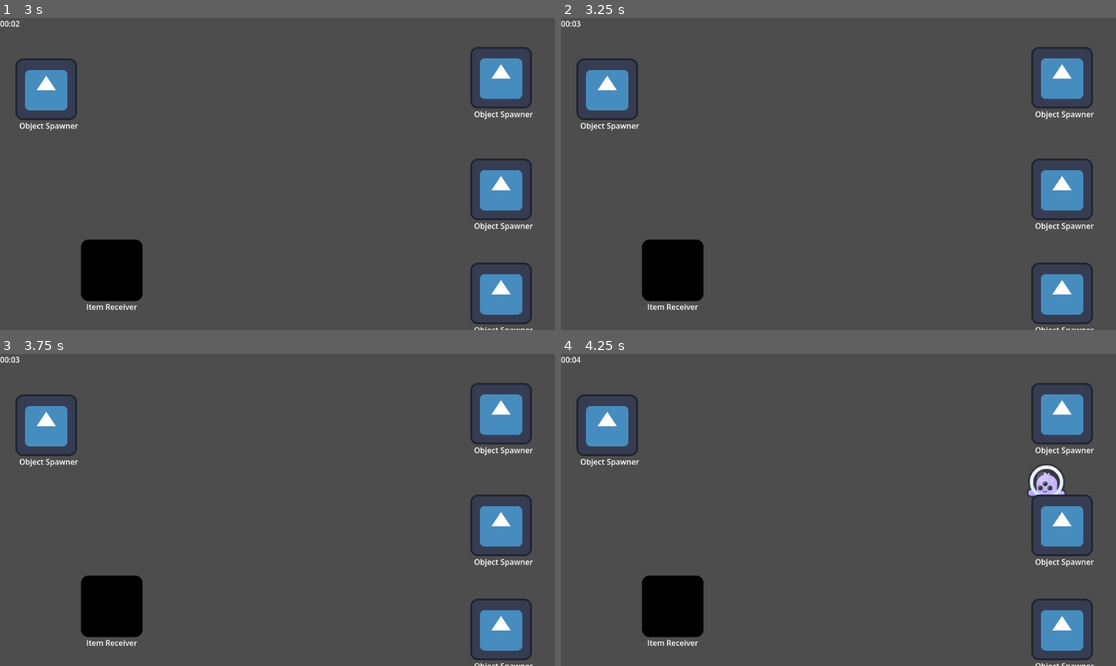
Above: before the commit, frames 1-4 (two rows, left to right).
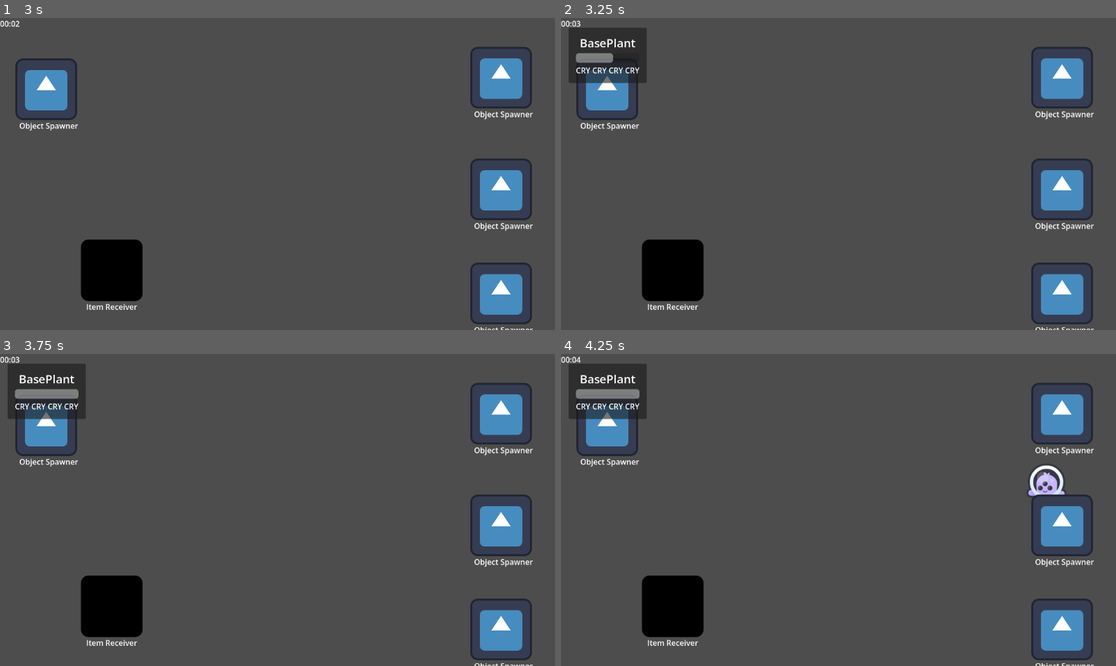
Above: after the commit, the same moments.

Repository: CamaraoLendario/Chaotic-Plants
Game: Godot game, scene res://main_world.tscn
Two runs of this game, one before a commit and one after it. Both use one fixed random seed, a clock stepped at 60 frames per second and the inputs below. The engine's default icon, where the game draws it, is replaced by a stand-in: a white triangle on a blue panel in a dark square.
Inputs (mouse positions are in pixels of both pictures, inside the frame that each line leads up to):
- Up to frame 1 (3 s): tap Enter at 0.5 s; move the mouse to (399, 158) at 0.52 s; hold D (Right) 0.53-1.28 s; hold E (Interact) 0.53-1.28 s; move the mouse to (166, 189) at 1.27 s; hold S (Down) 1.28-2.03 s; tap F (Throw) at 1.35, 2.85 s; move the mouse to (333, 105) at 2.02 s; hold D (Right) 2.03-2.78 s; hold E (Interact) 2.03-2.78 s; move the mouse to (249, 236) at 2.77 s; hold W (Up) from 2.78 s (still down)
- Up to frame 2 (3.25 s): keep holding W (Up)
- Up to frame 3 (3.75 s): move the mouse to (444, 556) at 3.52 s; release W (Up) at 3.53 s; hold A (Left) from 3.53 s (still down); hold E (Interact) from 3.53 s (still down)
- Up to frame 4 (4.25 s): keep holding A (Left); keep holding E (Interact)

Frame 1 is identical in both runs. In frame 2, 2.3% of the frame differs, in the area x 1-16%, y 3-21%; in frame 3, 2.3%; in frame 4, 2.3%.

Commit message:
Created card UI for seeing requests, plant progress and plant needs

Diff:
--- a/game_state/game_controller.gd
+++ b/game_state/game_controller.gd
@@ -3,6 +3,7 @@
 
 signal levelSelected(levelData: LevelData)
 signal newRequestArrived(request: PlantRequest)
+signal newPlantSpawned(plant: Plant)
 
 @export var gameTime: float = 60 # 300 = 5 minutes
 @export var levelData: LevelData
@@ -56,3 +57,6 @@
 
 func get_elapsed_time() -> float:
 	return timeElapsed
+
+func on_plant_spawned(obj: Node2D):
+	newPlantSpawned.emit(obj)
--- /dev/null
+++ b/game_state/views/request_view.gd
@@ -0,0 +1,19 @@
+extends PanelContainer
+class_name RequestView
+
+@export var plant_name: Label
+@export var plant_progress: ProgressBar
+@export var plant_needs: Label
+
+var plant: Plant
+
+func set_plant(plant: Plant):
+	self.plant = plant
+
+	plant_name.text = plant.name #TODO: fix this, use plantData (put field in Plant script)
+	plant_progress.max_value = plant.growGoal
+	plant_progress.value = plant.GrowProgress
+
+func _process(delta: float) -> void:
+	if plant:
+		plant_progress.value = plant.GrowProgress
--- /dev/null
+++ b/game_state/views/request_view.tscn
@@ -0,0 +1,37 @@
+[gd_scene format=3 uid="uid://c7hl623304u1e"]
+
+[ext_resource type="Script" uid="uid://wnayajr2d2yl" path="res://game_state/views/request_view.gd" id="1_p57c3"]
+
+[node name="RequestView" type="PanelContainer" unique_id=1899248003 node_paths=PackedStringArray("plant_name", "plant_progress", "plant_needs")]
+script = ExtResource("1_p57c3")
+plant_name = NodePath("MarginContainer/VBoxContainer/PlantName")
+plant_progress = NodePath("MarginContainer/VBoxContainer/PlantProgress")
+plant_needs = NodePath("MarginContainer/VBoxContainer/PlantNeeds")
+
+[node name="MarginContainer" type="MarginContainer" parent="." unique_id=1812483167]
+layout_mode = 2
+theme_override_constants/margin_left = 15
+theme_override_constants/margin_top = 15
+theme_override_constants/margin_right = 15
+theme_override_constants/margin_bottom = 15
+
+[node name="VBoxContainer" type="VBoxContainer" parent="MarginContainer" unique_id=1713083977]
+layout_mode = 2
+
+[node name="PlantName" type="Label" parent="MarginContainer/VBoxContainer" unique_id=1931171732]
+layout_mode = 2
+theme_override_font_sizes/font_size = 24
+text = "Cry Baby"
+horizontal_alignment = 1
+vertical_alignment = 1
+
+[node name="PlantProgress" type="ProgressBar" parent="MarginContainer/VBoxContainer" unique_id=951499993]
+custom_minimum_size = Vector2(0, 20)
+layout_mode = 2
+show_percentage = false
+
+[node name="PlantNeeds" type="Label" parent="MarginContainer/VBoxContainer" unique_id=680437829]
+layout_mode = 2
+text = "CRY CRY CRY CRY"
+horizontal_alignment = 1
+vertical_alignment = 1
--- a/interact/object_spawner_interactable.gd
+++ b/interact/object_spawner_interactable.gd
@@ -1,5 +1,7 @@
 extends Interactable
 class_name ObjectSpawner
+
+signal spawnedObject(obj: Node2D)
 
 @export var spawnScene: PackedScene
 @export var objectHolder: ObjectHolder
@@ -16,5 +18,7 @@
 	add_child(spawn)
 	objectHolder.start_holding(spawn.get_node("Pickable"))
 
+	spawnedObject.emit(spawn)
+
 func can_spawn() -> bool:
 	return !objectHolder.is_holding()
--- a/main_world.tscn
+++ b/main_world.tscn
@@ -6,6 +6,8 @@
 [ext_resource type="Resource" uid="uid://4andksvgn7yo" path="res://game_state/levels/level0Data.tres" id="2_uue8y"]
 [ext_resource type="Script" uid="uid://d1p357dnn4txx" path="res://time_label.gd" id="5_uue8y"]
 [ext_resource type="PackedScene" uid="uid://ulelhqvpd2il" path="res://Plants/plant_item_receiver.tscn" id="5_whfra"]
+[ext_resource type="Script" uid="uid://do6arsnvfb00a" path="res://request_list_view.gd" id="7_7ktct"]
+[ext_resource type="PackedScene" uid="uid://c7hl623304u1e" path="res://game_state/views/request_view.tscn" id="7_aac4l"]
 
 [node name="Node2D" type="Node2D" unique_id=1937000729 node_paths=PackedStringArray("plantSpawners")]
 script = ExtResource("1_3etub")
@@ -32,6 +34,18 @@
 script = ExtResource("5_uue8y")
 gameController = NodePath("../..")
 
+[node name="RequestListView" type="HBoxContainer" parent="CanvasLayer" unique_id=1699568799 node_paths=PackedStringArray("gameController")]
+anchors_preset = 10
+anchor_right = 1.0
+offset_left = 16.0
+offset_top = 20.0
+offset_right = -16.0
+offset_bottom = 135.00003
+grow_horizontal = 2
+script = ExtResource("7_7ktct")
+gameController = NodePath("../..")
+requestViewScene = ExtResource("7_aac4l")
+
 [node name="PlantSpawner1" parent="." unique_id=682720887 instance=ExtResource("2_uoqbt")]
 position = Vector2(464, 248)
 
@@ -40,3 +54,7 @@
 
 [node name="PlantSpawner3" parent="." unique_id=408865084 instance=ExtResource("2_uoqbt")]
 position = Vector2(464, -200)
+
+[connection signal="spawnedObject" from="PlantSpawner1" to="." method="on_plant_spawned"]
+[connection signal="spawnedObject" from="PlantSpawner2" to="." method="on_plant_spawned"]
+[connection signal="spawnedObject" from="PlantSpawner3" to="." method="on_plant_spawned"]
--- /dev/null
+++ b/request_list_view.gd
@@ -0,0 +1,13 @@
+extends HBoxContainer
+
+@export var gameController: GameController
+
+@export var requestViewScene: PackedScene
+
+func _ready() -> void:
+	gameController.newPlantSpawned.connect(_on_plant_spawned)
+
+func _on_plant_spawned(plant: Plant):
+	var requestView: RequestView = requestViewScene.instantiate()
+	add_child(requestView)
+	requestView.set_plant(plant)
Not shown, added: game_state/views/request_view.gd.uid
Not shown, added: request_list_view.gd.uid
